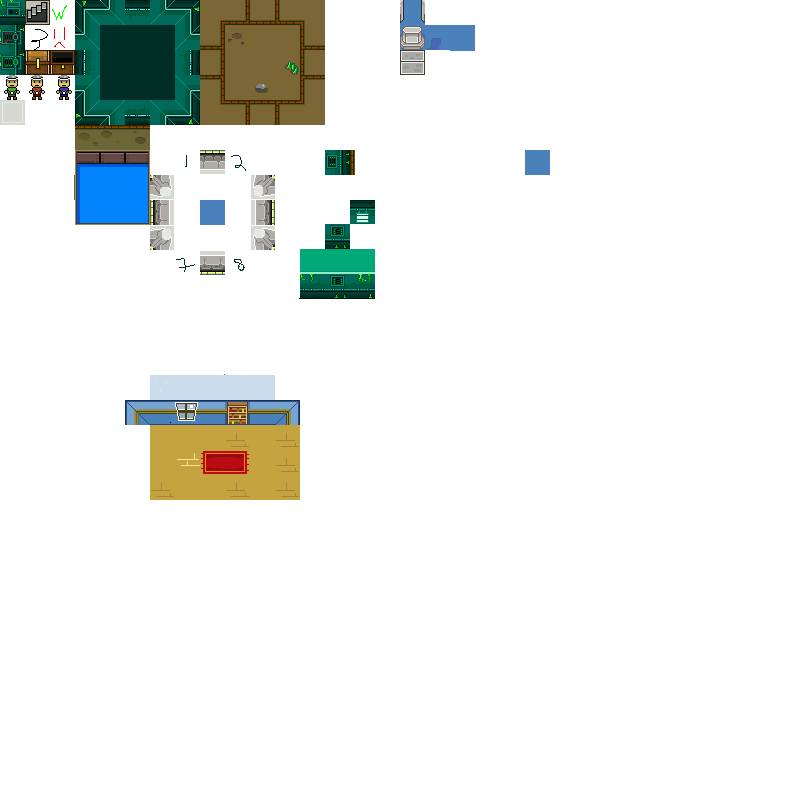
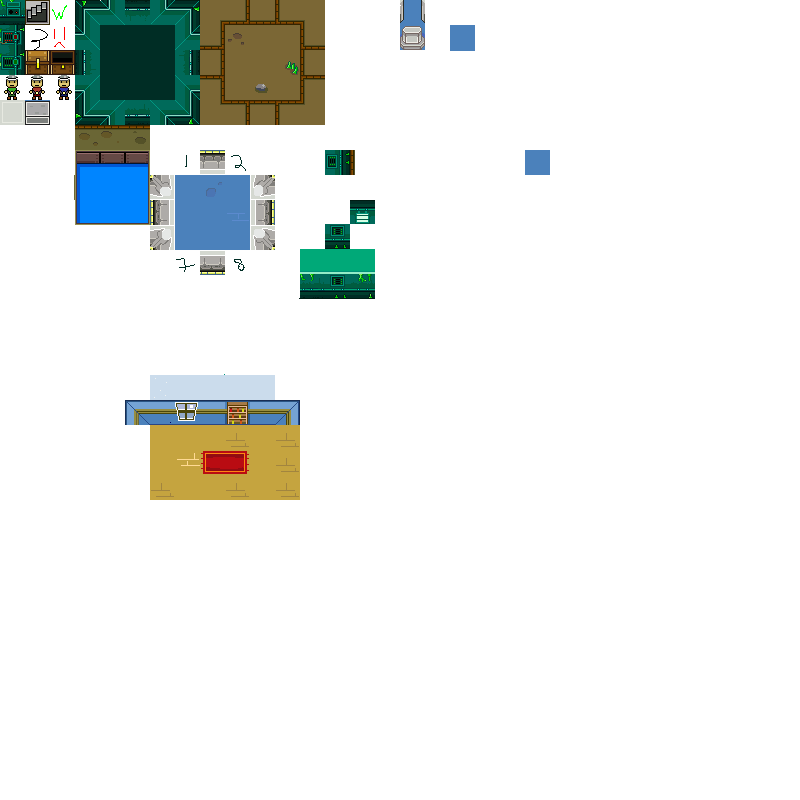
Two versions of the same layered image (800x800). Layer-by-layer changes:
painted on "Layer 0" over [25, 25, 450, 250]
